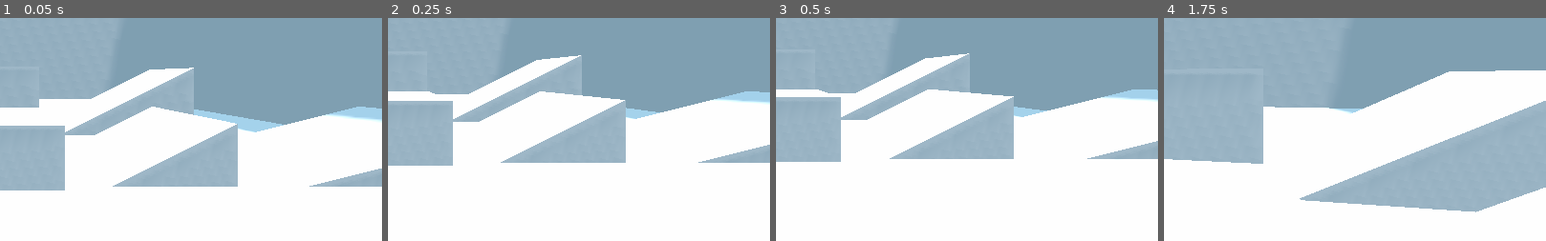
Above: before the commit, frames 1-4 (left to right).
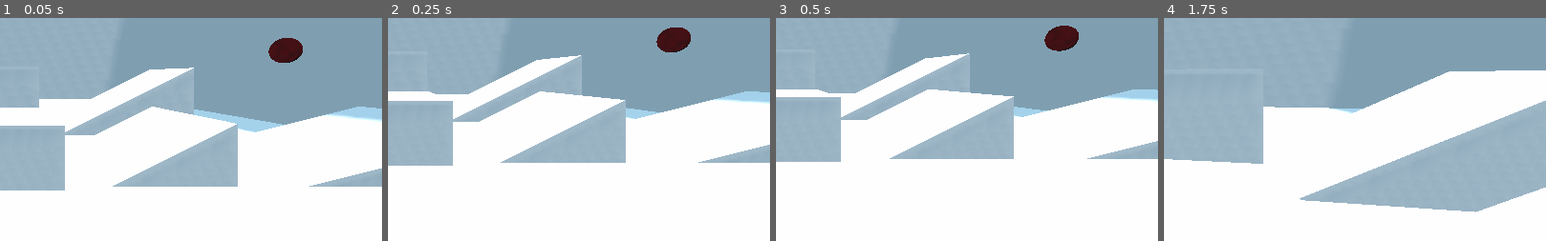
Above: after the commit, the same moments.

Repository: kdreese/godot-3D-shooter-project
Game: Godot game, scene res://src/states/Game.tscn
Same seed, same stepped clock (60 frames per second), same inputs: the game is played once before the commit and once after it.
Inputs (mouse positions are % of the whole screen's width and height, from its top left):
- Up to frame 1 (0.05 s): no input
- Up to frame 2 (0.25 s): no input
- Up to frame 3 (0.5 s): no input
- Up to frame 4 (1.75 s): move the mouse to (55, 50) at 0.52 s; press the mouse at (55, 50) at 0.53 s; hold W (move_forwards) from 0.53 s (still down); tap Space (jump) at 0.77, 1.52 s; move the mouse to (45, 50) at 1.27 s; release the mouse at (45, 50) at 1.28 s; click (45, 50) at 1.35 s
The pictures show only the part of the screen within x 50-100%, y 37-87%; the shares and areas given below are measured in that part.

The runs differ from the first frame. In frame 1, 0.8% of the frame differs, in the area x 70-80%, y 8-21%; in frame 2, 0.8%; in frame 3, 0.8%, in the area x 70-80%, y 3-15%; in frame 4, nothing differs.

Commit message:
Added target model.

Diff:
--- a/src/levels/Level.tscn
+++ b/src/levels/Level.tscn
@@ -1,4 +1,6 @@
-[gd_scene format=2]
+[gd_scene load_steps=2 format=2]
+
+[ext_resource path="res://src/objects/Target.tscn" type="PackedScene" id=1]
 
 [node name="Level" type="Spatial"]
 
@@ -64,3 +66,9 @@
 [node name="DirectionalLight" type="DirectionalLight" parent="."]
 transform = Transform( 0.806681, -0.546832, 0.224144, -0.109382, 0.23457, 0.965926, -0.580777, -0.803711, 0.129409, 0, 7, 0 )
 shadow_enabled = true
+
+[node name="Target2" parent="." instance=ExtResource( 1 )]
+transform = Transform( -4.37114e-08, 0, -1, 0, 1, 0, 1, 0, -4.37114e-08, 22.9, 6, -3 )
+
+[node name="Target" parent="." instance=ExtResource( 1 )]
+transform = Transform( -4.37114e-08, 0, -1, 0, 1, 0, 1, 0, -4.37114e-08, 22.9, 6, 6 )
--- /dev/null
+++ b/src/objects/Target.gd
@@ -0,0 +1,10 @@
+extends KinematicBody
+
+
+# Called when the node enters the scene tree for the first time.
+func _ready() -> void:
+	pass # Replace with function body.
+
+func _on_hit(area: Area) -> void:
+	print("Target got hit.")
+	queue_free()
--- /dev/null
+++ b/src/objects/Target.tscn
@@ -0,0 +1,34 @@
+[gd_scene load_steps=7 format=2]
+
+[ext_resource path="res://src/objects/Target.gd" type="Script" id=1]
+
+[sub_resource type="OpenSimplexNoise" id=1]
+
+[sub_resource type="NoiseTexture" id=2]
+seamless = true
+noise = SubResource( 1 )
+
+[sub_resource type="SpatialMaterial" id=3]
+albedo_color = Color( 0.694118, 0, 0, 1 )
+albedo_texture = SubResource( 2 )
+
+[sub_resource type="CylinderMesh" id=4]
+material = SubResource( 3 )
+height = 0.2
+
+[sub_resource type="CylinderShape" id=5]
+height = 0.3
+radius = 1.2
+
+[node name="Target" type="Area"]
+script = ExtResource( 1 )
+
+[node name="MeshInstance" type="MeshInstance" parent="."]
+transform = Transform( 1, 0, 0, 0, -4.37114e-08, -1, 0, 1, -4.37114e-08, 0, 0, 0 )
+mesh = SubResource( 4 )
+
+[node name="CollisionShape" type="CollisionShape" parent="."]
+transform = Transform( 1, 0, 0, 0, -4.37114e-08, -1, 0, 1, -4.37114e-08, 0, 0, 0 )
+shape = SubResource( 5 )
+
+[connection signal="area_entered" from="." to="." method="_on_hit"]
